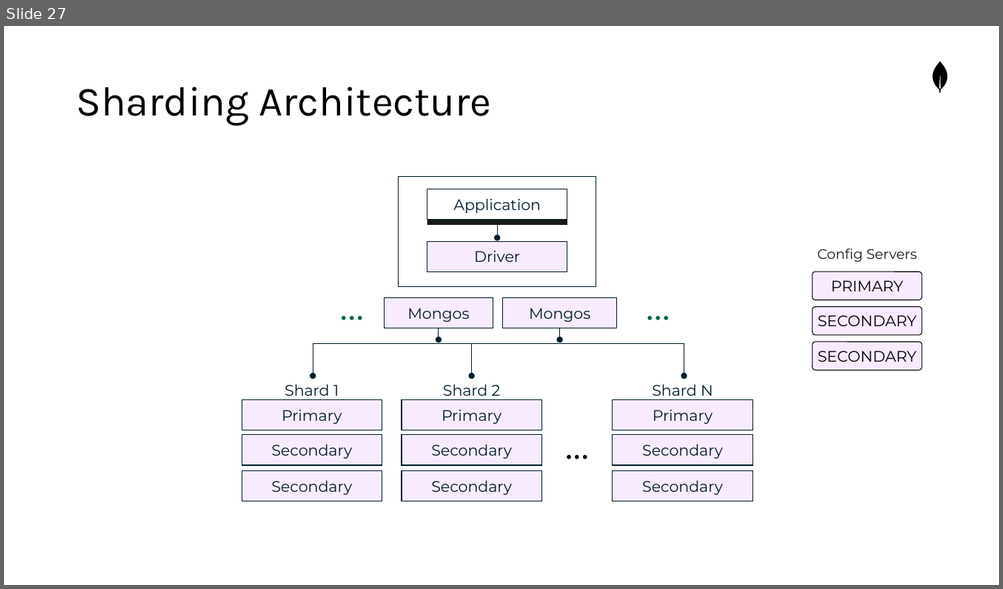
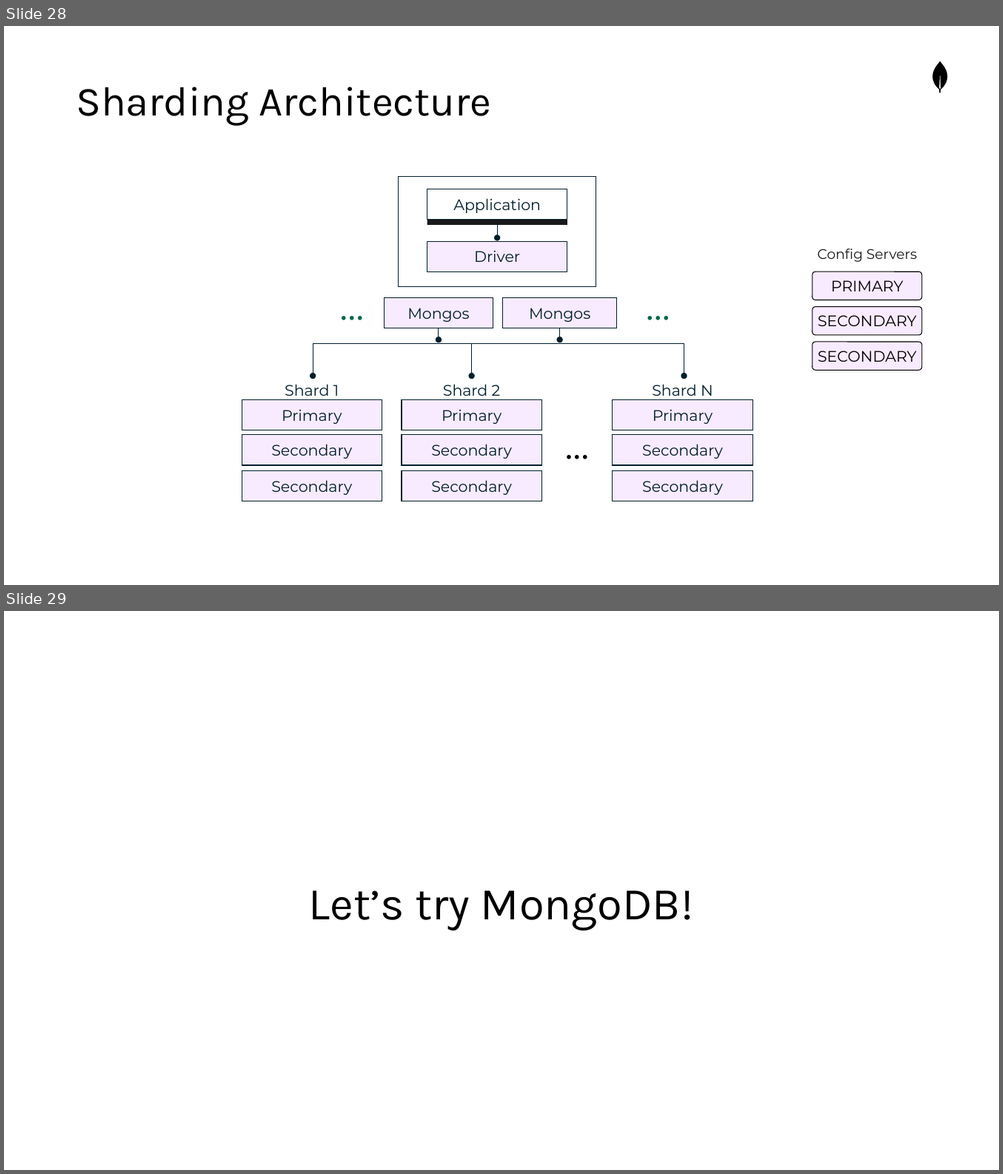
Before and after one commit to bgalabov/mongodb-course, a slide deck: Lab_1_slides_MongoDB Basics.pptx. Shown one above the other, each under a label of ours: slide 27 before the commit, slides 28 and 29 after it. The pictures are 1003x589 and 1003x1174 pixels, drawn with LibreOffice and Linux fonts; fonts in the diff are those of the drawing. Boxes give left, top, right and bottom in pixels: in the first picture for what was removed or moved away, otherwise in the second. Text is boxed around its words. In the diff, an @@ line names an element or a change of style, - is before the commit and + after.

```diff
--- a/Lab_1_slides_MongoDB Basics.pptx
+++ b/Lab_1_slides_MongoDB Basics.pptx
@@ slide 29 added at [4, 611, 999, 1170], background #FFFFFF @@
@@ text added at [309, 891, 693, 931], 44 pt, text #000000 @@
+Let’s try MongoDB!
@@ what was slide 27 is now slide 28 @@
```
Also in this commit, not shown: 5 slides changed, 1 other slide added.
